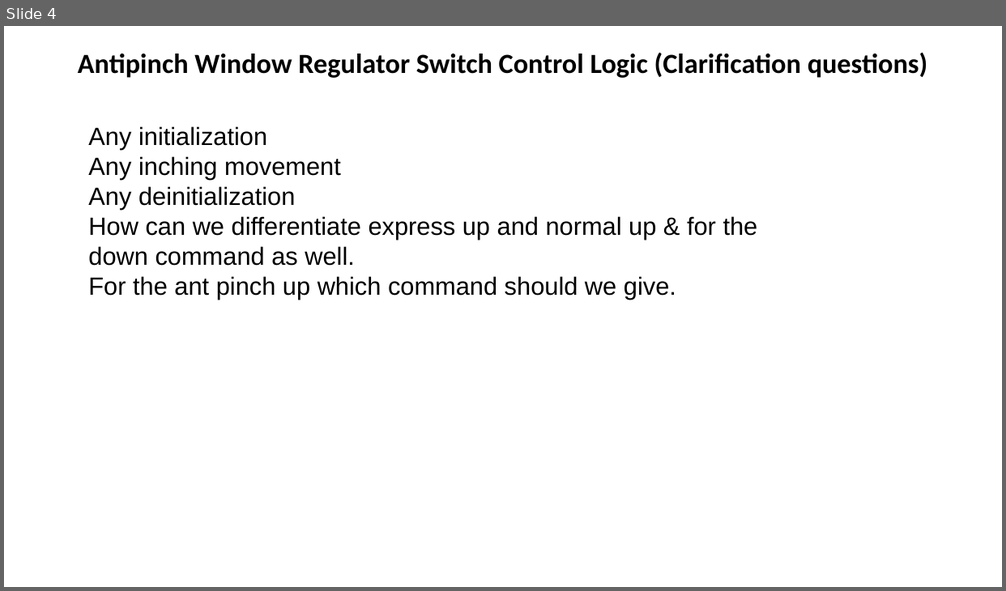
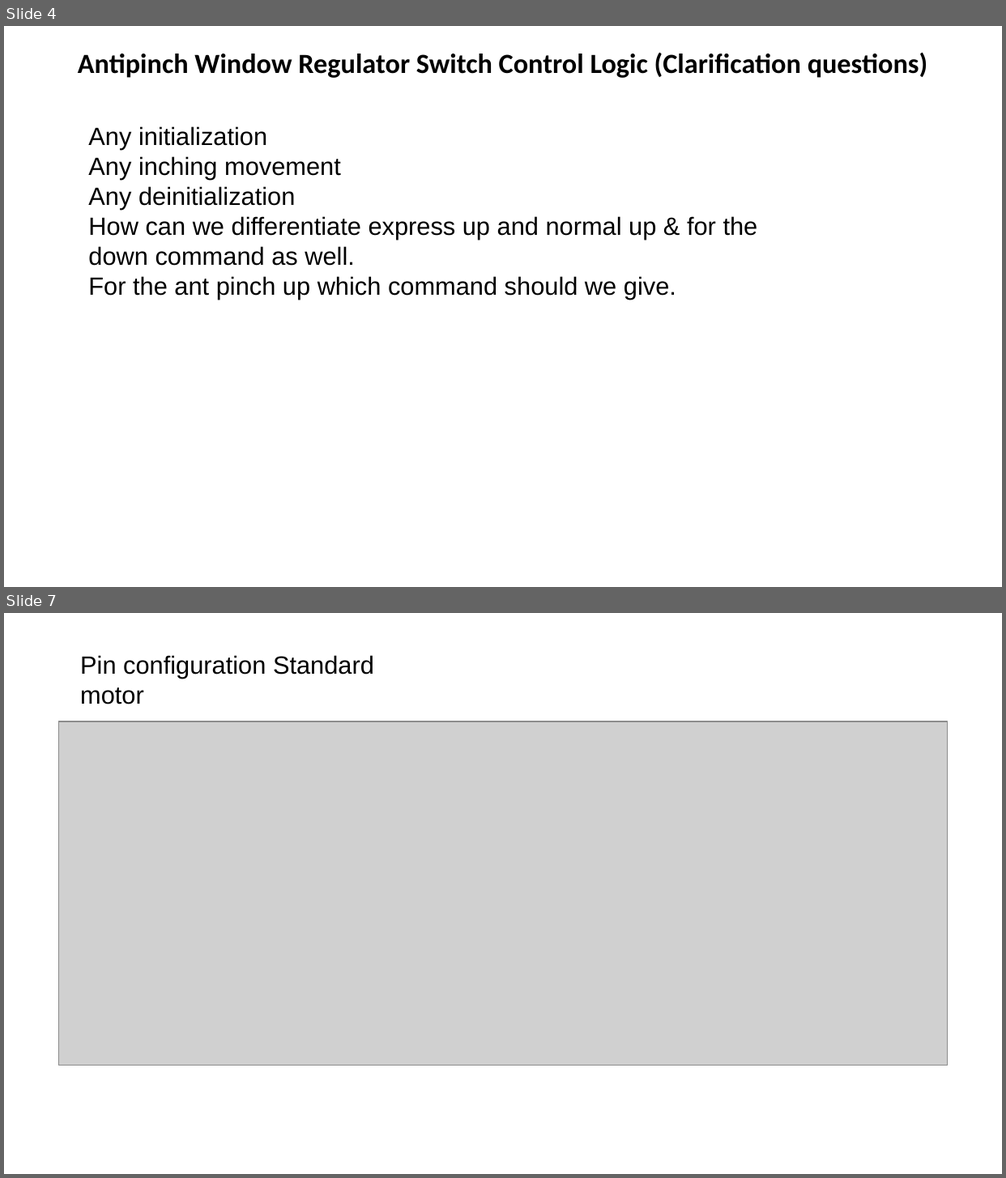
Before and after one commit to hashim-t/20-020-W601, a slide deck: Documents/W601-EOLTestingSequence_V1_MR_04012021.ppt. Shown one above the other, each under a label of ours: slide 4 before the commit, slides 4 and 7 after it; the slides between them are not shown. The pictures are 1006x591 and 1006x1178 pixels, drawn with LibreOffice and Linux fonts; fonts in the diff are those of the drawing; grey boxes stand for pictures. Boxes give left, top, right and bottom in pixels: in the first picture for what was removed or moved away, otherwise in the second. Text is boxed around its words. In the diff, an @@ line names an element or a change of style, - is before the commit and + after.

Commit message:
added pin configuration to the ppt

```diff
--- a/Documents/W601-EOLTestingSequence_V1_MR_04012021.ppt
+++ b/Documents/W601-EOLTestingSequence_V1_MR_04012021.ppt
@@ slide 7 added at [4, 613, 1002, 1174], background #FFFFFF @@
@@ text added at [80, 655, 374, 705], 18 pt, text #000000 @@
+Pin configuration Standard motor
@@ picture added at [59, 722, 948, 1066] @@
```
Also in this commit, not shown: 3 slides changed, 2 other slides added, 1 other file.
